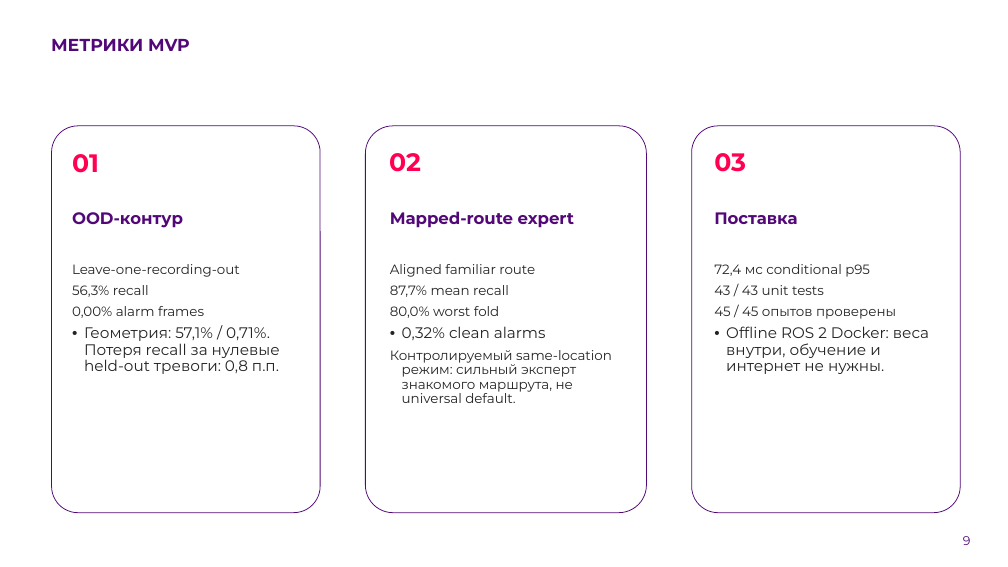
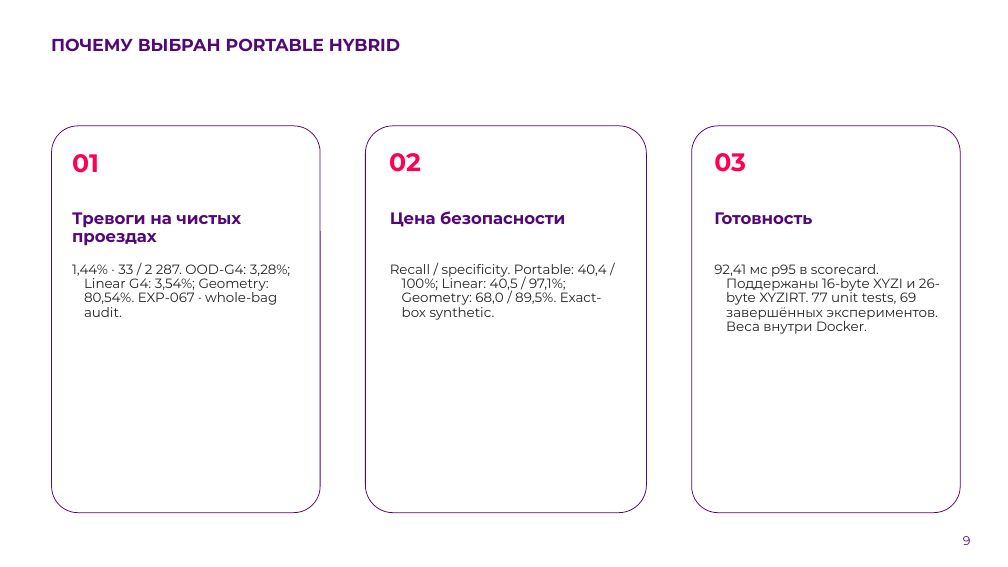
Before and after one commit to KirpaDmitriy/metroguard-lct2026, a slide deck: slide 9 of presentation/MetroGuard_LCT2026_Submission.pptx. Drawn at 1008x567 pixels with LibreOffice and Linux fonts; fonts in the diff are those of the drawing; background and template pictures are left out. Boxes give left, top, right and bottom in pixels: in the first picture for what was removed or moved away, otherwise in the second. Text is boxed around its words. In the diff, an @@ line names an element or a change of style, - is before the commit and + after.

```diff
--- a/presentation/MetroGuard_LCT2026_Submission.pptx
+++ b/presentation/MetroGuard_LCT2026_Submission.pptx
@@ title at (51, 38, 400, 52): text changed @@
-МЕТРИКИ MVP
+ПОЧЕМУ ВЫБРАН PORTABLE HYBRID
@@ text at (72, 212, 241, 246): text changed @@
-OOD-контур
+Тревоги на чистых проездах
@@ text at (390, 211, 565, 227): text changed @@
-Mapped-route expert
+Цена безопасности
@@ text at (714, 212, 812, 224): text changed @@
-Поставка
+Готовность
@@ text at (72, 264, 290, 317): text changed; size 14.5 to 12.8 pt @@
-Leave-one-recording-out
-56,3% recall
-0,00% alarm frames
-• Геометрия: 57,1% / 0,71%. Потеря recall за нулевые held-out тревоги: 0,8 п.п.
+1,44% · 33 / 2 287. OOD-G4: 3,28%; Linear G4: 3,54%; Geometry: 80,54%. EXP-067 · whole-bag audit.
@@ text at (390, 264, 607, 320): text changed @@
-Aligned familiar route
-87,7% mean recall
-80,0% worst fold
-• 0,32% clean alarms
-Контролируемый same-location режим: сильный эксперт знакомого маршрута, не universal default.
+Recall / specificity. Portable: 40,4 / 100%; Linear: 40,5 / 97,1%; Geometry: 68,0 / 89,5%. Exact-box synthetic.
@@ text at (714, 264, 940, 334): text changed @@
-72,4 мс conditional p95
-43 / 43 unit tests
-45 / 45 опытов проверены
-• Offline ROS 2 Docker: веса внутри, обучение и интернет не нужны.
+92,41 мс p95 в scorecard. Поддержаны 16-byte XYZI и 26-byte XYZIRT. 77 unit tests, 69 завершённых экспериментов. Веса внутри Docker.
```
Also in this commit, not shown: 9 other slides changed, 2 slides added, 2 slides removed.
